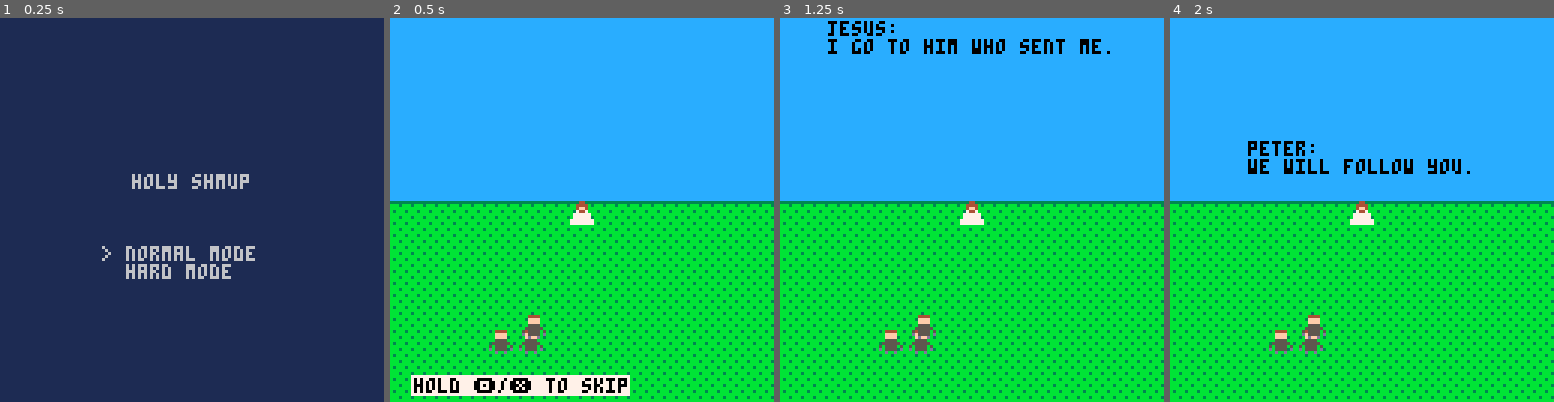
Above: before the commit, frames 1-4 (left to right).
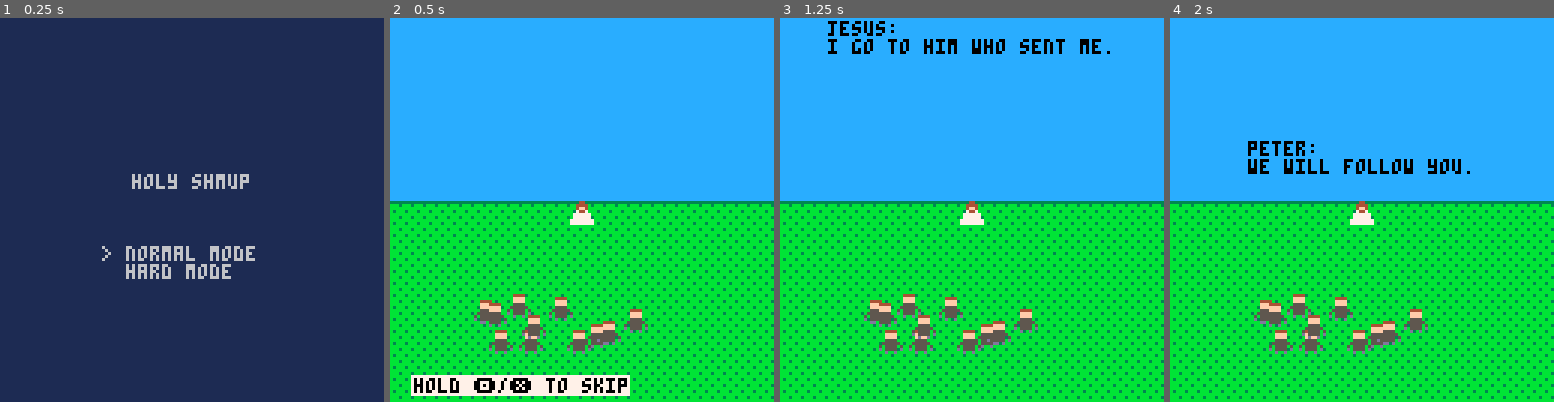
Above: after the commit, the same moments.

Repository: tech6hutch/holy-shmup
Game: PICO-8 cartridge comets.p8
Same seed, same stepped clock (60 frames per second), same inputs: the game is played once before the commit and once after it.
Inputs:
- Up to frame 1 (0.25 s): no input
- Up to frame 2 (0.5 s): tap X (X key) at 0.33 s
- Up to frame 3 (1.25 s): tap O (Z key) at 0.7 s; tap X (X key) at 1.07 s
- Up to frame 4 (2 s): hold Right from 1.6 s (still down); tap O (Z key) at 1.7 s; tap X (X key) at 1.85 s

Frame 1 is identical in both runs. In frame 2, 1.6% of the frame differs, in the area x 21-68%, y 71-88%; in frame 3, 1.6%; in frame 4, 1.6%.

Commit message:
improve intro and boss
intro: change number of apostles to randomly 3, 11, or 12 (haven't checked what the bible says, but all of them have logic behind them)
boss: increase biblical accuracy (10 horns); implement the eye palette animation that I forgot to add (not based on the bible, but it looks cool)

Diff:
--- a/comets.p8
+++ b/comets.p8
@@ -46,7 +46,7 @@
 		x=64,y=64,
 		spr=16,
 	}
-	for i=1,3 do
+	for i=1,rnd{3,11,12} do
 		add_entity{
 			x=rnd(64)+32, y=rnd(16)+94,
 			spr=17,
@@ -117,7 +117,7 @@
 
 function init_game()
 	--level gets immediately incremented before we start.
-	_update,_draw,score,level=update_game,draw_game,0,0
+	_update,_draw,score,level=update_game,draw_game,0,8
 	local star_spawn_offset=0-(star_spawn_y or 0)
 	star_spawn_y=0
 	if stars then
@@ -282,7 +282,6 @@
 			ignore_damage=true,
 			action="descend", timer=30,
 			heads={},
-			--palettes: 14,8; 10;11
 			init=function(self)
 				boss,self.x=self,63
 			end,
@@ -374,6 +373,7 @@
 						self.action,self.timer="eye wait",30
 					end
 				elseif this_action=="close eye" then
+					self.pal=nil
 					if this_timer==20 then
 						self.spr,self.spr_layout_use_next_for_lower=42,true
 					elseif this_timer==10 then
@@ -383,6 +383,7 @@
 						self.action,self.timer="spawn heads",30
 					end
 				elseif this_action=="eye shoot" then
+					self:flash_eye()
 					if this_timer%3==0 then
 						local lookahead={
 							x=jc.x+jc.sx*30,
@@ -391,9 +392,12 @@
 						shoot(self.x,self.y,direction_from_ent_to_ent(self,lookahead),true)
 					end
 					if this_timer==0 then
-						self.action,self.timer="eye wait",30
+						self.action,self.timer,self.pal="eye wait",30
 					end
 				elseif this_action=="eye wait" then
+					if this_timer<=15 then
+						self:flash_eye()
+					end
 					if this_timer==0 then
 						if rnd(20)<self.hp then
 							self.action,self.timer="eye shoot",60
@@ -415,6 +419,9 @@
 				if #self.heads==0 then
 					self.action,self.timer="open eye",30
 				end
+			end,
+			flash_eye=function(self)
+				self.pal=t\2%2==0 and {[14]=10,[8]=11} or nil
 			end,
 			draw=function(self)
 				for head in all(self.heads) do
@@ -721,6 +728,7 @@
 
 function _draw_ent(ent)
 	if(ent.spr==-1)return
+	pal()
 	if (ent.invuln_time_left>0 and t%2==0) or ent.white_until_t>=t then
 		--flashing effect
 		for c=0,15 do pal(c,7) end
@@ -986,14 +994,14 @@
 07777770505555050000000000000000000000000000000000000000000000000000000000000000000000000000000000000000000000000000000000000000
 77777777d055550d0000000000000000000000000000000000000000000000000000000000000000000000000000000000000000000000000000000000000000
 7777777700d00d000000000000000000000000000000000000000000000000000000000000000000000000000000000000000000000000000000000000000000
-005555000000555000900900009009000006600000011000f9ffff9fffffffffffffffffff9fffff005025000050250000000000000000000000000000000000
-005445500555545508988980089889800066660001100110f992299fff9229ffff8888ffff99ffff002222200022222000000000000000000000000000000000
-055444505544444508888880088888800061160001022010f298892ff208802ff872278f8899ffff522222225222222200000000000000000000000000000000
-05544450544444450828828008288280066116601022220128088082287887822270072228088fff522222225222222200000000000000000000000000000000
-5544445554444445088888800888888005566550102222012888888222722722200000022888888f022222220222222200000000000000000000000000000000
-55444445555544550082280000822800666556660102201028788782200000022000000228888788002222550022225500000000000000000000000000000000
-055444550055555008888880088888805666666501100110f272272ff200002ff200002f2227272f02222555022225e800000000000000000000000000000000
-005555500000550080088008088008800015510000011000ff2222ffff2222ffff2222ffff2222ff5222255552222e8800000000000000000000000000000000
+005555000000555000900900009009000006600000011000f9ffff9fffffffffffffffffff9fffff000000000000000000000000000000000000000000000000
+005445500555545508988980089889800066660001100110f992299fff9229ffff8888ffff99ffff000060060000600600000000000000000000000000000000
+055444505544444508888880088888800061160001022010f298892ff208802ff872278f8899ffff000060260000602600000000000000000000000000000000
+05544450544444450828828008288280066116601022220128088082287887822270072228088fff000266220002662200000000000000000000000000000000
+5544445554444445088888800888888005566550102222012888888222722722200000022888888f066222220662222200000000000000000000000000000000
+55444445555544550082280000822800666556660102201028788782200000022000000228888788006622550066225500000000000000000000000000000000
+055444550055555008888880088888805666666501100110f272272ff200002ff200002f2227272f00062555000625e800000000000000000000000000000000
+005555500000550080088008088008800015510000011000ff2222ffff2222ffff2222ffff2222ff0022255500222e8800000000000000000000000000000000
 00000000000000000000000000000000000000000000000000022000009099000000900000000000000000000000000000000000000000000000000000000000
 0000000000000000000000000000000000000000000000000228822009a9aa90090a900000000000000000000000000000000000000000000000000000000000
 0000000000000000000000000000000000000000000000000288882099a9aa90999a999000000000000000000000000000000000000000000000000000000000
